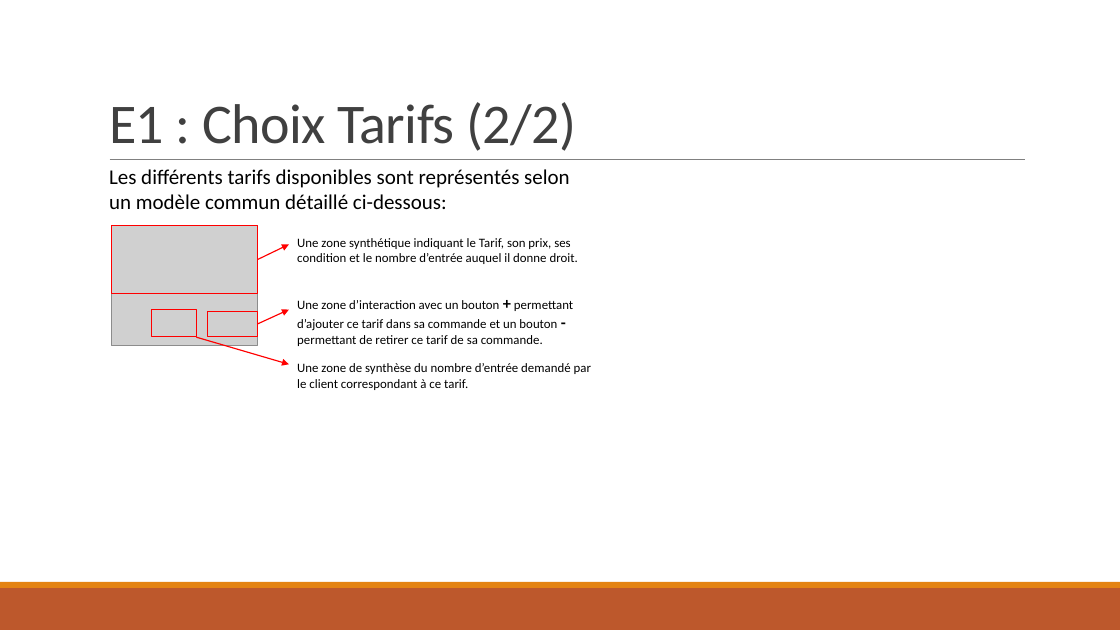
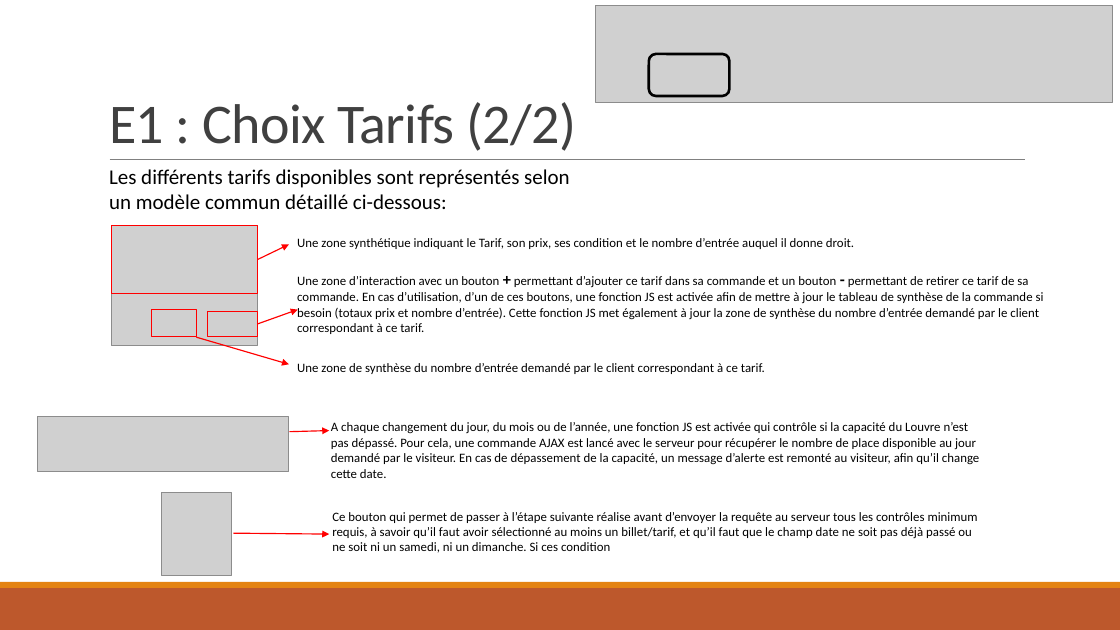
Before and after one commit to MarcoDec/Billets_Louvre, a slide deck: slide 4 of documentation/Livrables/Descriptif fonctionnel.pptx. Drawn at 1120x630 pixels with LibreOffice and Linux fonts; fonts in the diff are those of the drawing; grey boxes stand for pictures. Boxes give left, top, right and bottom in pixels: in the first picture for what was removed or moved away, otherwise in the second. Text is boxed around its words. In the diff, an @@ line names an element or a change of style, - is before the commit and + after.

Commit message:
update Recette client et descriptif fonctionnel

```diff
--- a/documentation/Livrables/Descriptif fonctionnel.pptx
+++ b/documentation/Livrables/Descriptif fonctionnel.pptx
@@ picture added at (596,5,1113,102) @@
@@ rounded rectangle added at (649,54,729,96), outline #000000 2.25 pt @@
@@ text "Une zone synthétique indiquant le ..." rewrapped from (297,238,578,264) to (297,238,854,249) @@
@@ text at (297,276,1044,334): text changed @@
-Une zone d’interaction avec un bouton + permettant d’ajouter ce tarif dans sa commande et un bouton - permettant de retirer ce tarif de sa commande.
+Une zone d’interaction avec un bouton + permettant d’ajouter ce tarif dans sa commande et un bouton - permettant de retirer ce tarif de sa commande. En cas d’utilisation, d’un de ces boutons, une fonction JS est activée afin de mettre à jour le tableau de synthèse de la commande si besoin (totaux prix et nombre d’entrée). Cette fonction JS met également à jour la zone de synthèse du nombre d’entrée demandé par le client correspondant à ce tarif.
@@ arrow moved from (257, 324) - (289, 310) to (257, 324) - (297, 310) @@
@@ text "Une zone de synthèse du ..." rewrapped from (297,363,591,390) to (297,363,765,374) @@
@@ picture added at (38,417,289,472) @@
@@ arrow added from (290, 432) to (329, 431), #FF0000 1 pt @@
@@ text added at (331,422,979,478), 11 pt, text #000000 @@
+A chaque changement du jour, du mois ou de l’année, une fonction JS est activée qui contrôle si la capacité du Louvre n’est pas dépassé. Pour cela, une commande AJAX est lancé avec le serveur pour récupérer le nombre de place disponible au jour demandé par le visiteur. En cas de dépassement de la capacité, un message d’alerte est remonté au visiteur, afin qu’il change cette date.
@@ picture added at (161,492,231,576) @@
@@ arrow added from (234, 534) to (329, 534), #FF0000 1 pt @@
@@ text added at (332,512,978,553), 11 pt, text #000000 @@
+Ce bouton qui permet de passer à l’étape suivante réalise avant d’envoyer la requête au serveur tous les contrôles minimum requis, à savoir qu’il faut avoir sélectionné au moins un billet/tarif, et qu’il faut que le champ date ne soit pas déjà passé ou ne soit ni un samedi, ni un dimanche. Si ces condition
```
Also in this commit, not shown: 1 other slide changed, 5 slides added, 1 other file.
